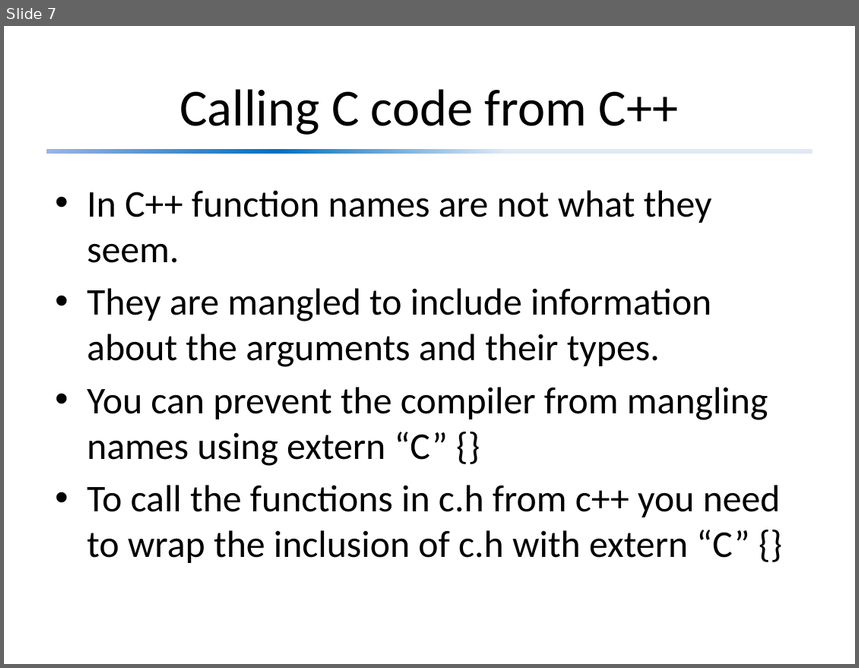
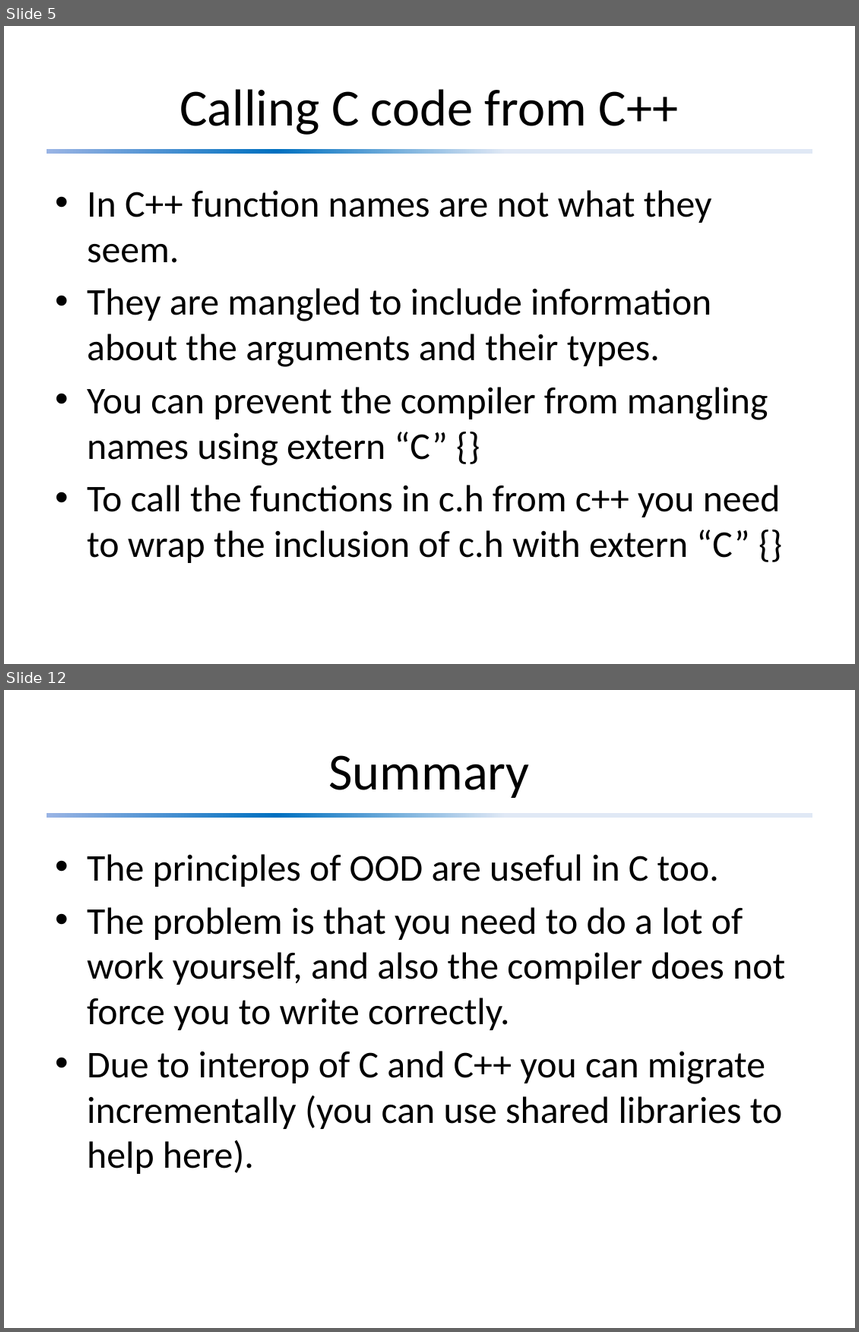
Before and after one commit to david-sackstein/solid-c-cpp, a slide deck: Module 5 - Object Oriented Design and C.pptx. Shown one above the other, each under a label of ours: slide 7 before the commit, slides 5 and 12 after it; the slides between them are not shown. The pictures are 859x668 and 859x1332 pixels, drawn with LibreOffice and Linux fonts; fonts in the diff are those of the drawing. Boxes give left, top, right and bottom in pixels: in the first picture for what was removed or moved away, otherwise in the second. Text is boxed around its words. In the diff, an @@ line names an element or a change of style, - is before the commit and + after.

```diff
--- a/Module 5 - Object Oriented Design and C.pptx
+++ b/Module 5 - Object Oriented Design and C.pptx
@@ slide 12 added at (4, 690, 855, 1328), background #FFFFFF; not listed: 1 template element that a slide beside it also shows @@
@@ title added at (329, 755, 529, 798), 44 pt, text #000000 @@
+Summary
@@ text added at (87, 854, 785, 1174), 32 pt, text #000000 @@
+• The principles of OOD are useful in C too.
+• The problem is that you need to do a lot of work yourself, and also the compiler does not force you to write correctly.
+• Due to interop of C and C++ you can migrate incrementally (you can use shared libraries to help here).
@@ what was slide 7 is now slide 5 @@
```
Also in this commit, not shown: 3 slides changed, 5 other slides added, 2 slides removed.
